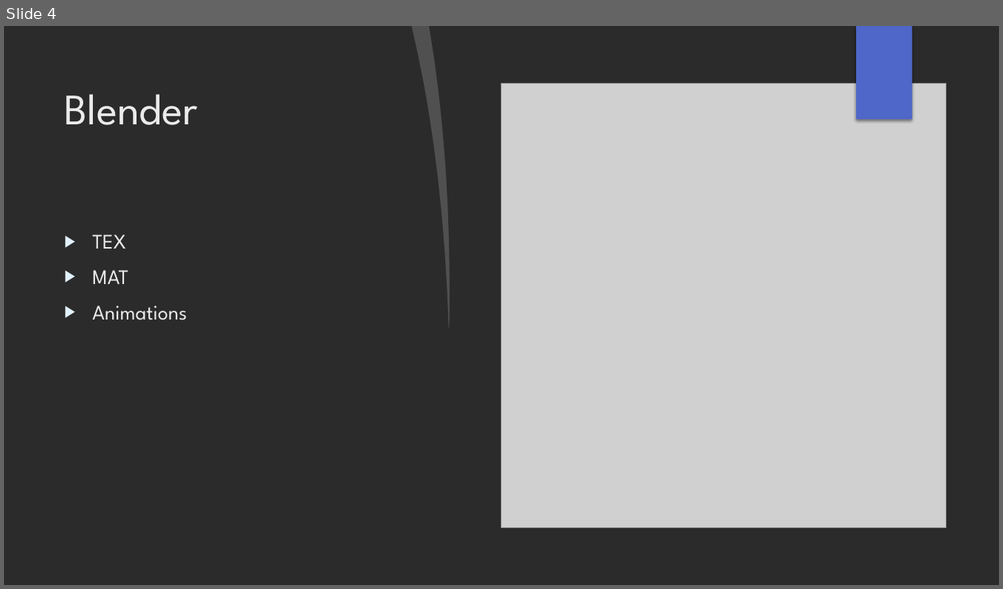
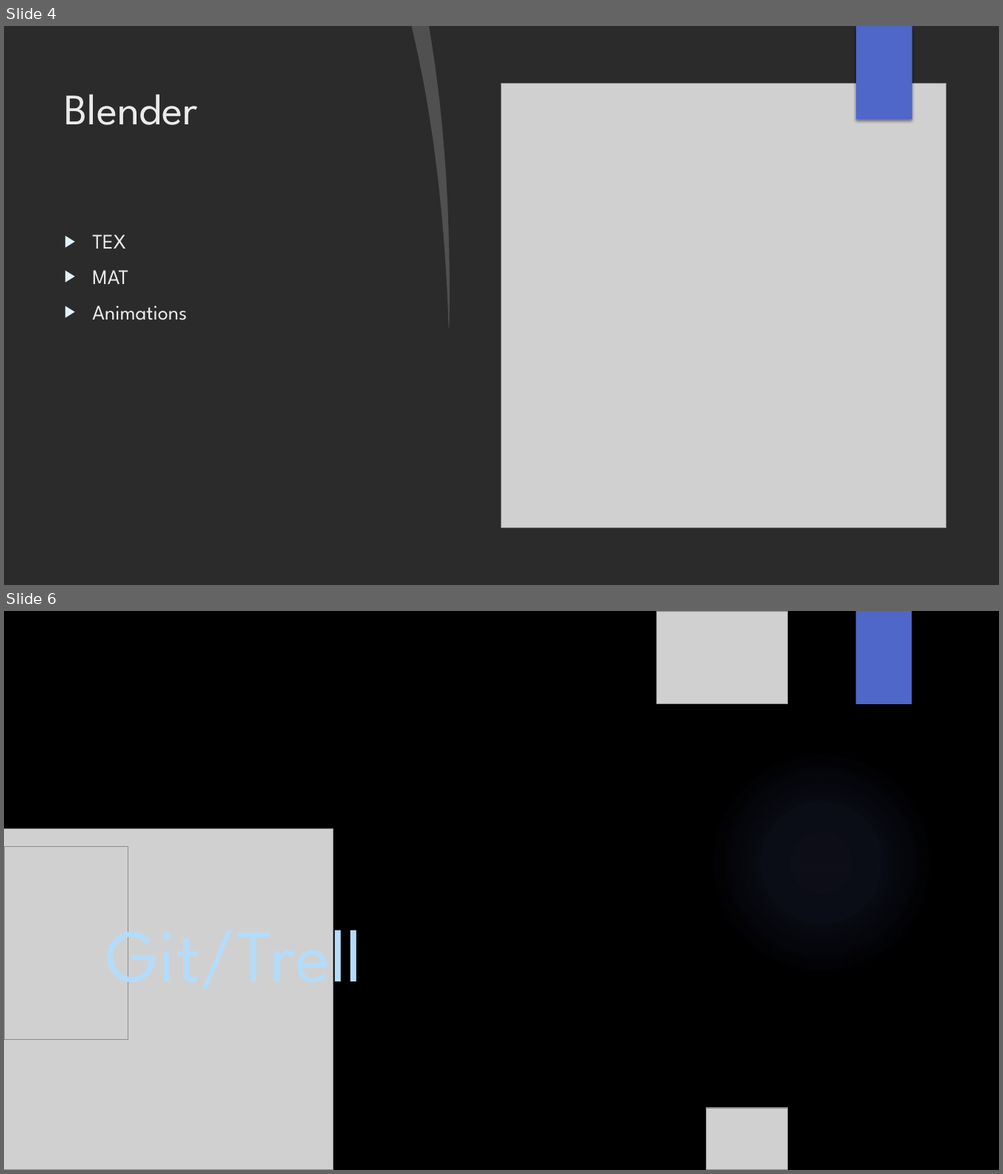
Before and after one commit to JahSnchs/BoAM, a slide deck: 2e Sprint Review.pptx. Shown one above the other, each under a label of ours: slide 4 before the commit, slides 4 and 6 after it; the slides between them are not shown. The pictures are 1003x589 and 1003x1174 pixels, drawn with LibreOffice and Linux fonts; fonts in the diff are those of the drawing; grey boxes stand for pictures; background and template pictures are left out; a plain dark background stands for a picture behind light text. Boxes give left, top, right and bottom in pixels: in the first picture for what was removed or moved away, otherwise in the second. Text is boxed around its words. In the diff, an @@ line names an element or a change of style, - is before the commit and + after.

```diff
--- a/2e Sprint Review.pptx
+++ b/2e Sprint Review.pptx
@@ slide 6 added at box(4, 611, 999, 1170), background picture (left out) @@
@@ picture added at box(657, 611, 788, 704) @@
@@ rectangle added at box(855, 611, 911, 704), fill #4E67C8 @@
@@ ellipse added at box(706, 748, 936, 977), fill gradient #5968B0 @@
@@ ellipse added at box(706, 748, 936, 977), fill gradient #5968B0 @@
@@ picture added at box(4, 829, 333, 1170) @@
@@ picture added at box(4, 847, 128, 1040) @@
@@ title added at box(105, 907, 361, 1003), 72 pt, text #B4DCFA @@
+Git/Trell
@@ picture added at box(706, 1109, 788, 1170) @@
```
Also in this commit, not shown: 1 slide changed, 44 other files.
